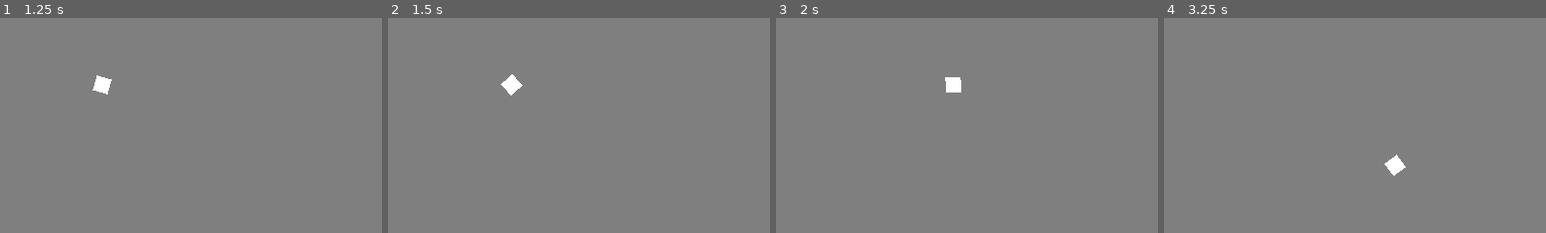
Above: before the commit, frames 1-4 (left to right).
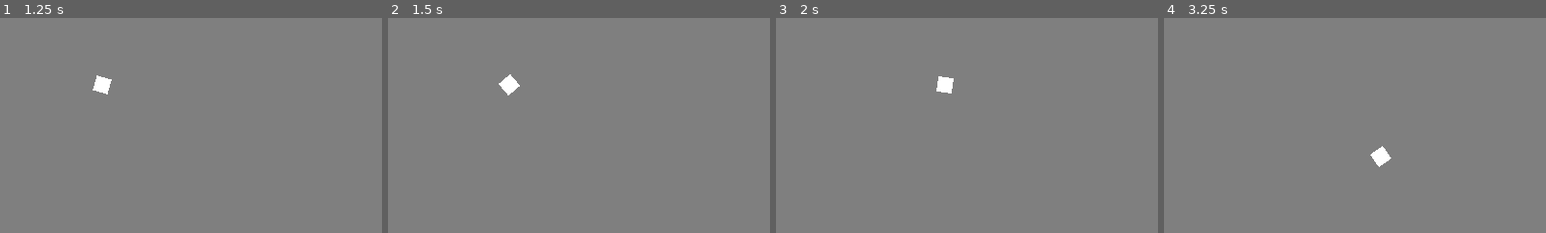
Above: after the commit, the same moments.

Repository: jpiechowka/zombie-shooter-prototype
Game: Godot game, scene res://scenes/menus/main_menu.tscn
Two runs of this game, one before a commit and one after it. Both use one fixed random seed, a clock stepped at 60 frames per second and the inputs below.
Inputs (mouse positions are % of the whole screen's width and height, from its top left):
- Up to frame 1 (1.25 s): click "Fight!" at 0.5 s
- Up to frame 2 (1.5 s): tap Enter at 1.25 s; move the mouse to (72, 45) at 1.27 s; hold D (player_move_right) from 1.28 s (still down)
- Up to frame 3 (2 s): keep holding D (player_move_right)
- Up to frame 4 (3.25 s): move the mouse to (30, 55) at 2.02 s; release D (player_move_right) at 2.03 s; hold S (player_move_down) 2.03-2.78 s; move the mouse to (60, 28) at 2.77 s; hold D (player_move_right) from 2.78 s (still down)
The pictures show only the part of the screen within x 49-99%, y 40-90%; the shares and areas given below are measured in that part.

Frame 1 is identical in both runs. In frame 2, 0.1% of the frame differs, in the area x 29-36%, y 26-36%; in frame 3, 0.3%; in frame 4, 0.6%, in the area x 54-64%, y 59-74%.

Commit message:
Add spawning random enemies of different types in fight mode. Enable collision between enemies

Diff:
--- a/scenes/enemies/enemy_boss.tscn
+++ b/scenes/enemies/enemy_boss.tscn
@@ -4,11 +4,11 @@
 [ext_resource path="res://assets/enemies/zombie_boss_proto.png" type="Texture" id=2]
 
 [sub_resource type="RectangleShape2D" id=1]
+extents = Vector2( 24.0625, 24.0625 )
 
 [node name="EnemyBoss" type="KinematicBody2D" groups=[
 "enemies",
 ]]
-collision_mask = 0
 script = ExtResource( 1 )
 __meta__ = {
 "_edit_group_": true
@@ -19,5 +19,4 @@
 texture = ExtResource( 2 )
 
 [node name="CollisionShape2D" type="CollisionShape2D" parent="."]
-scale = Vector2( 2.405, 2.405 )
 shape = SubResource( 1 )
--- a/scenes/enemies/enemy_heavy.tscn
+++ b/scenes/enemies/enemy_heavy.tscn
@@ -4,11 +4,11 @@
 [ext_resource path="res://assets/enemies/zombie_heavy_proto.png" type="Texture" id=2]
 
 [sub_resource type="RectangleShape2D" id=1]
+extents = Vector2( 18.4069, 18.4069 )
 
 [node name="EnemyHeavy" type="KinematicBody2D" groups=[
 "enemies",
 ]]
-collision_mask = 0
 script = ExtResource( 1 )
 __meta__ = {
 "_edit_group_": true
@@ -21,5 +21,4 @@
 
 [node name="CollisionShape2D" type="CollisionShape2D" parent="."]
 rotation = 0.785398
-scale = Vector2( 1.85, 1.85 )
 shape = SubResource( 1 )
--- a/scenes/enemies/enemy_light.tscn
+++ b/scenes/enemies/enemy_light.tscn
@@ -9,7 +9,6 @@
 [node name="EnemyLight" type="KinematicBody2D" groups=[
 "enemies",
 ]]
-collision_mask = 0
 script = ExtResource( 1 )
 __meta__ = {
 "_edit_group_": true
--- a/scenes/enemies/enemy_medium.tscn
+++ b/scenes/enemies/enemy_medium.tscn
@@ -4,12 +4,11 @@
 [ext_resource path="res://assets/enemies/zombie_medium_proto.png" type="Texture" id=2]
 
 [sub_resource type="RectangleShape2D" id=1]
-extents = Vector2( 16.0616, 16.054 )
+extents = Vector2( 16.014, 15.9984 )
 
 [node name="EnemyMedium" type="KinematicBody2D" groups=[
 "enemies",
 ]]
-collision_mask = 0
 script = ExtResource( 1 )
 __meta__ = {
 "_edit_group_": true
--- a/scenes/game_modes/fight_mode_mockup.tscn
+++ b/scenes/game_modes/fight_mode_mockup.tscn
@@ -38,8 +38,17 @@
 
 [node name="ScoreTimer" type="Timer" parent="."]
 
-[node name="EnemyTimer" type="Timer" parent="."]
-wait_time = 3.0
+[node name="EnemyLightTimer" type="Timer" parent="."]
+wait_time = 7.0
+
+[node name="EnemyMediumTimer" type="Timer" parent="."]
+wait_time = 16.0
+
+[node name="EnemyHeavyTimer" type="Timer" parent="."]
+wait_time = 20.0
+
+[node name="EnemyBossTimer" type="Timer" parent="."]
+wait_time = 40.0
 
 [node name="EnemyPath" type="Path2D" parent="."]
 curve = SubResource( 1 )
@@ -47,4 +56,7 @@
 [node name="EnemySpawnLocation" type="PathFollow2D" parent="EnemyPath"]
 [connection signal="timeout" from="StartTimer" to="." method="_on_StartTimer_timeout"]
 [connection signal="timeout" from="ScoreTimer" to="." method="_on_ScoreTimer_timeout"]
-[connection signal="timeout" from="EnemyTimer" to="." method="_on_EnemyTimer_timeout"]
+[connection signal="timeout" from="EnemyLightTimer" to="." method="_on_EnemyLightTimer_timeout"]
+[connection signal="timeout" from="EnemyMediumTimer" to="." method="_on_EnemyMediumTimer_timeout"]
+[connection signal="timeout" from="EnemyHeavyTimer" to="." method="_on_EnemyHeavyTimer_timeout"]
+[connection signal="timeout" from="EnemyBossTimer" to="." method="_on_EnemyBossTimer_timeout"]
--- a/scenes/player/player.tscn
+++ b/scenes/player/player.tscn
@@ -4,6 +4,7 @@
 [ext_resource path="res://assets/player/player_proto.png" type="Texture" id=2]
 
 [sub_resource type="RectangleShape2D" id=1]
+extents = Vector2( 16.0272, 16.0227 )
 
 [node name="Player" type="KinematicBody2D"]
 script = ExtResource( 1 )
@@ -16,5 +17,4 @@
 texture = ExtResource( 2 )
 
 [node name="CollisionShape2D" type="CollisionShape2D" parent="."]
-scale = Vector2( 1.6, 1.6 )
 shape = SubResource( 1 )
--- a/scripts/enemies/enemy_boss.gd
+++ b/scripts/enemies/enemy_boss.gd
@@ -1,10 +1,25 @@
 extends KinematicBody2D
 
 
-export var enemy_boss_speed_min: int = 25
-export var enemy_boss_speed_max: int = 75
-export var enemy_boss_hp: float = 5000.0
+export var enemy_boss_speed_min: float = 75.0
+export var enemy_boss_speed_max: float = 100.0
+export var enemy_boss_hp: float = 15000.0
+
+var enemy_speed: float
+var player: Object
 
 
 func _ready():
-	pass
+	enemy_speed = rand_range(enemy_boss_speed_min, enemy_boss_speed_max)
+	player = get_parent().get_node("Player")
+
+
+func _physics_process(delta):
+	# Check if player is not freed
+	if is_instance_valid(player):
+		var velocity = global_position.direction_to(player.global_position)
+
+		# move_and_slide() will apply delta automatically. Do not multiply vector by delta
+		move_and_slide(velocity * enemy_speed)
+
+		look_at(player.global_position)
--- a/scripts/enemies/enemy_heavy.gd
+++ b/scripts/enemies/enemy_heavy.gd
@@ -1,10 +1,25 @@
 extends KinematicBody2D
 
 
-export var enemy_heavy_speed_min: int = 50
-export var enemy_heavy_speed_max: int = 125
-export var enemy_heavy_hp: float = 600.0
+export var enemy_heavy_speed_min: float = 100.0
+export var enemy_heavy_speed_max: float = 125.0
+export var enemy_heavy_hp: float = 2500.0
+
+var enemy_speed: float
+var player: Object
 
 
 func _ready():
-	pass
+	enemy_speed = rand_range(enemy_heavy_speed_min, enemy_heavy_speed_max)
+	player = get_parent().get_node("Player")
+
+
+func _physics_process(delta):
+	# Check if player is not freed
+	if is_instance_valid(player):
+		var velocity = global_position.direction_to(player.global_position)
+
+		# move_and_slide() will apply delta automatically. Do not multiply vector by delta
+		move_and_slide(velocity * enemy_speed)
+
+		look_at(player.global_position)
--- a/scripts/enemies/enemy_light.gd
+++ b/scripts/enemies/enemy_light.gd
@@ -1,30 +1,25 @@
 extends KinematicBody2D
 
 
-export var enemy_light_speed_min: int = 100
-export var enemy_light_speed_max: int = 200
+export var enemy_light_speed_min: float = 175.0
+export var enemy_light_speed_max: float = 225.0
 export var enemy_light_hp: float = 100.0
 
-var enemy_speed: int
-
+var enemy_speed: float
 var player: Object
 
 
 func _ready():
-	# TODO: fix
-	enemy_speed = randi() % enemy_light_speed_max + enemy_light_speed_min
-	print_debug("Light enemy speed: ", enemy_speed)
-
+	enemy_speed = rand_range(enemy_light_speed_min, enemy_light_speed_max)
 	player = get_parent().get_node("Player")
 
 
 func _physics_process(delta):
 	# Check if player is not freed
 	if is_instance_valid(player):
-		var player_global_pos = player.global_position
-		var velocity = global_position.direction_to(player_global_pos)
+		var velocity = global_position.direction_to(player.global_position)
 
-		# move_and_collide() will not apply delta automatically. Multiply vector by delta
-		move_and_collide(velocity * enemy_speed * delta)
+		# move_and_slide() will apply delta automatically. Do not multiply vector by delta
+		move_and_slide(velocity * enemy_speed)
 
-		look_at(player_global_pos)
+		look_at(player.global_position)
--- a/scripts/enemies/enemy_medium.gd
+++ b/scripts/enemies/enemy_medium.gd
@@ -1,10 +1,25 @@
 extends KinematicBody2D
 
 
-export var enemy_medium_speed_min: int = 75
-export var enemy_medium_speed_max: int = 150
-export var enemy_medium_hp: float = 250.0
+export var enemy_medium_speed_min: float = 125.0
+export var enemy_medium_speed_max: float = 175.0
+export var enemy_medium_hp: float = 500.0
+
+var enemy_speed: float
+var player: Object
 
 
 func _ready():
-	pass
+	enemy_speed = rand_range(enemy_medium_speed_min, enemy_medium_speed_max)
+	player = get_parent().get_node("Player")
+
+
+func _physics_process(delta):
+	# Check if player is not freed
+	if is_instance_valid(player):
+		var velocity = global_position.direction_to(player.global_position)
+
+		# move_and_slide() will apply delta automatically. Do not multiply vector by delta
+		move_and_slide(velocity * enemy_speed)
+
+		look_at(player.global_position)
--- a/scripts/game_modes/fight_mode_mockup.gd
+++ b/scripts/game_modes/fight_mode_mockup.gd
@@ -6,6 +6,11 @@
 export (PackedScene) var enemy_heavy_scn
 export (PackedScene) var enemy_boss_scn
 
+# Initial number of spawned enemies
+export var light_enemies_spawn_num = 4
+export var medium_enemies_spawn_num = 3
+export var heavy_enemies_spawn_num = 2
+export var boss_enemies_spawn_num = 1
 
 # TODO: rename to gold maybe?
 var score = 0
@@ -24,23 +29,65 @@
 
 func game_over():
 	$ScoreTimer.stop()
-	$EnemyTimer.stop()
+	$EnemyLightTimer.stop()
+	$EnemyMediumTimer.stop()
+	$EnemyHeavyTimer.stop()
+	$EnemyBossTimer.stop()
 
 
 func _on_StartTimer_timeout():
 	$ScoreTimer.start()
-	$EnemyTimer.start()
-
-
-func _on_EnemyTimer_timeout():
-	print_debug("Spawning enemies")
-	$EnemyPath/EnemySpawnLocation.offset = randi()
-
-	# TODO: spawn random enemies of different types. Also with every timeout add more enemies
-	var enemy_light = enemy_light_scn.instance()
-	add_child(enemy_light)
-	enemy_light.position = $EnemyPath/EnemySpawnLocation.position
+	$EnemyLightTimer.start()
+	$EnemyMediumTimer.start()
+	$EnemyHeavyTimer.start()
+	$EnemyBossTimer.start()
 
 
 func _on_ScoreTimer_timeout():
 	score += 1
+
+
+func _on_EnemyLightTimer_timeout():
+	print_debug("Spawning light enemies, num: ", light_enemies_spawn_num)
+
+	for _n in range(light_enemies_spawn_num):
+		$EnemyPath/EnemySpawnLocation.offset = randi()
+		var enemy_light = enemy_light_scn.instance()
+		add_child(enemy_light)
+		enemy_light.position = $EnemyPath/EnemySpawnLocation.position
+
+	light_enemies_spawn_num += 1
+
+
+func _on_EnemyMediumTimer_timeout():
+	print_debug("Spawning medium enemies, num: ", medium_enemies_spawn_num)
+
+	for _n in range(medium_enemies_spawn_num):
+		$EnemyPath/EnemySpawnLocation.offset = randi()
+		var enemy_medium = enemy_medium_scn.instance()
+		add_child(enemy_medium)
+		enemy_medium.position = $EnemyPath/EnemySpawnLocation.position
+
+	medium_enemies_spawn_num += 1
+
+
+func _on_EnemyHeavyTimer_timeout():
+	print_debug("Spawning heavy enemies, num: ", heavy_enemies_spawn_num)
+
+	for _n in range(heavy_enemies_spawn_num):
+		$EnemyPath/EnemySpawnLocation.offset = randi()
+		var enemy_heavy = enemy_heavy_scn.instance()
+		add_child(enemy_heavy)
+		enemy_heavy.position = $EnemyPath/EnemySpawnLocation.position
+
+	heavy_enemies_spawn_num += 1
+
+
+func _on_EnemyBossTimer_timeout():
+	print_debug("Spawning boss enemies, num: ", boss_enemies_spawn_num)
+
+	for _n in range(boss_enemies_spawn_num):
+		$EnemyPath/EnemySpawnLocation.offset = randi()
+		var enemy_boss = enemy_boss_scn.instance()
+		add_child(enemy_boss)
+		enemy_boss.position = $EnemyPath/EnemySpawnLocation.position
--- a/scripts/player/player.gd
+++ b/scripts/player/player.gd
@@ -1,7 +1,7 @@
 extends KinematicBody2D
 
 
-export var player_speed: int = 225
+export var player_speed: float = 200.0
 
 
 func _ready():
@@ -21,7 +21,7 @@
 		player_motion.x -= 1
 
 	# move_and_slide() will apply delta automatically. Do not multiply vector by delta
-	player_motion = move_and_slide(player_motion.normalized() * player_speed)
+	move_and_slide(player_motion.normalized() * player_speed)
 
 	look_at(get_global_mouse_position())
 
